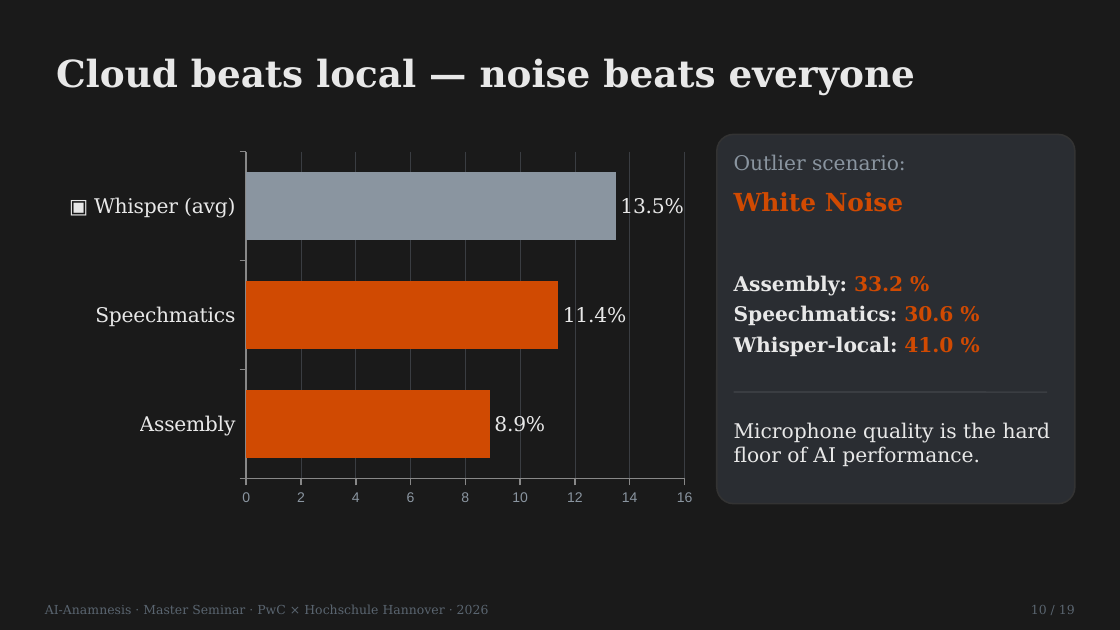
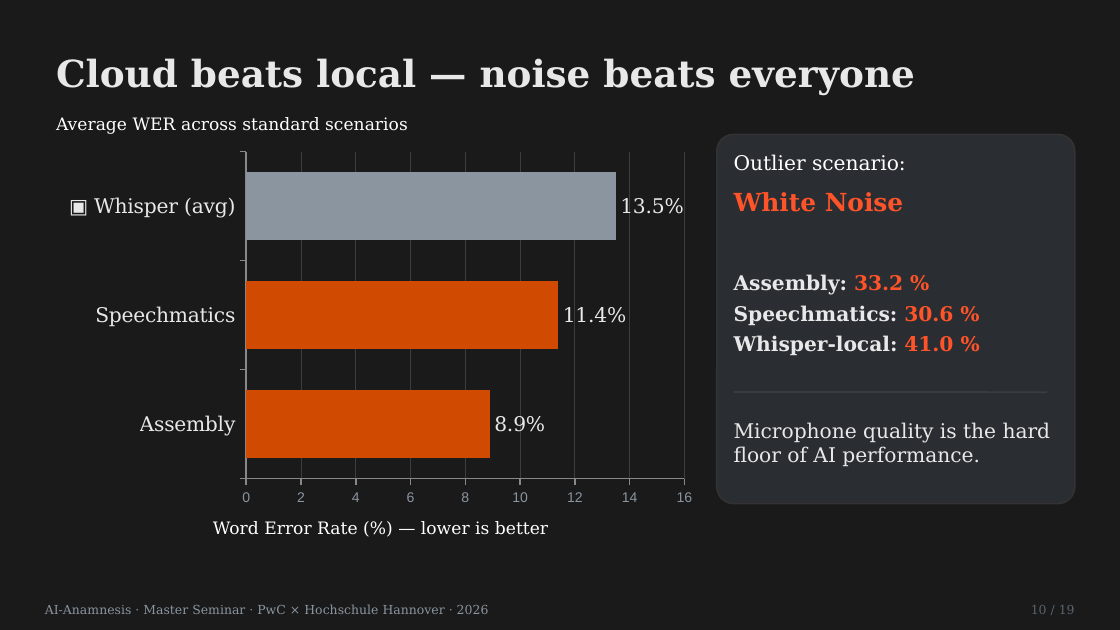
Before and after one commit to LeonardNid/Seminar_Anamnese, a slide deck: slide 12 of Präsi/AI_Anamnesis.pptx (slide 11 before the commit). Drawn at 1120x630 pixels with LibreOffice and Linux fonts; fonts in the diff are those of the drawing; background and template pictures are left out. Boxes give left, top, right and bottom in pixels: in the first picture for what was removed or moved away, otherwise in the second. Text is boxed around its words. In the diff, an @@ line names an element or a change of style, - is before the commit and + after.

```diff
--- a/Präsi/AI_Anamnesis.pptx
+++ b/Präsi/AI_Anamnesis.pptx
@@ text added at (56,117,408,134), 11 pt, text #FFFFFF @@
+Average WER across standard scenarios
@@ bar chart at (56,144,706,514) @@
@@ lettering changed @@
@@ rounded rectangle at (717,134,1075,504): outline #333333 1 pt to #333333 0.99 pt @@
@@ text "Outlier scenario:" at (734,154,906,171): text colour #8A95A0 to #FFFFFF @@
@@ text "White Noise" at (734,192,903,212): text colour #D04A02 to #FF5429 @@
@@ text "Assembly: 33.2 %" at (734,274,953,355): text colour #D04A02 to #FF5429 in "33.2 %", "30.6 %", "41.0 %" @@
@@ text added at (213,521,548,535), 11 pt, text #FFFFFF @@
+Word Error Rate (%) — lower is better
@@ text "AI-Anamnesis · Master Seminar · ..." at (45,604,489,614): text colour #5A6570 to #8A95A0 @@
```
Also in this commit, not shown: 19 other slides changed, 1 slide added, 1 other file.
